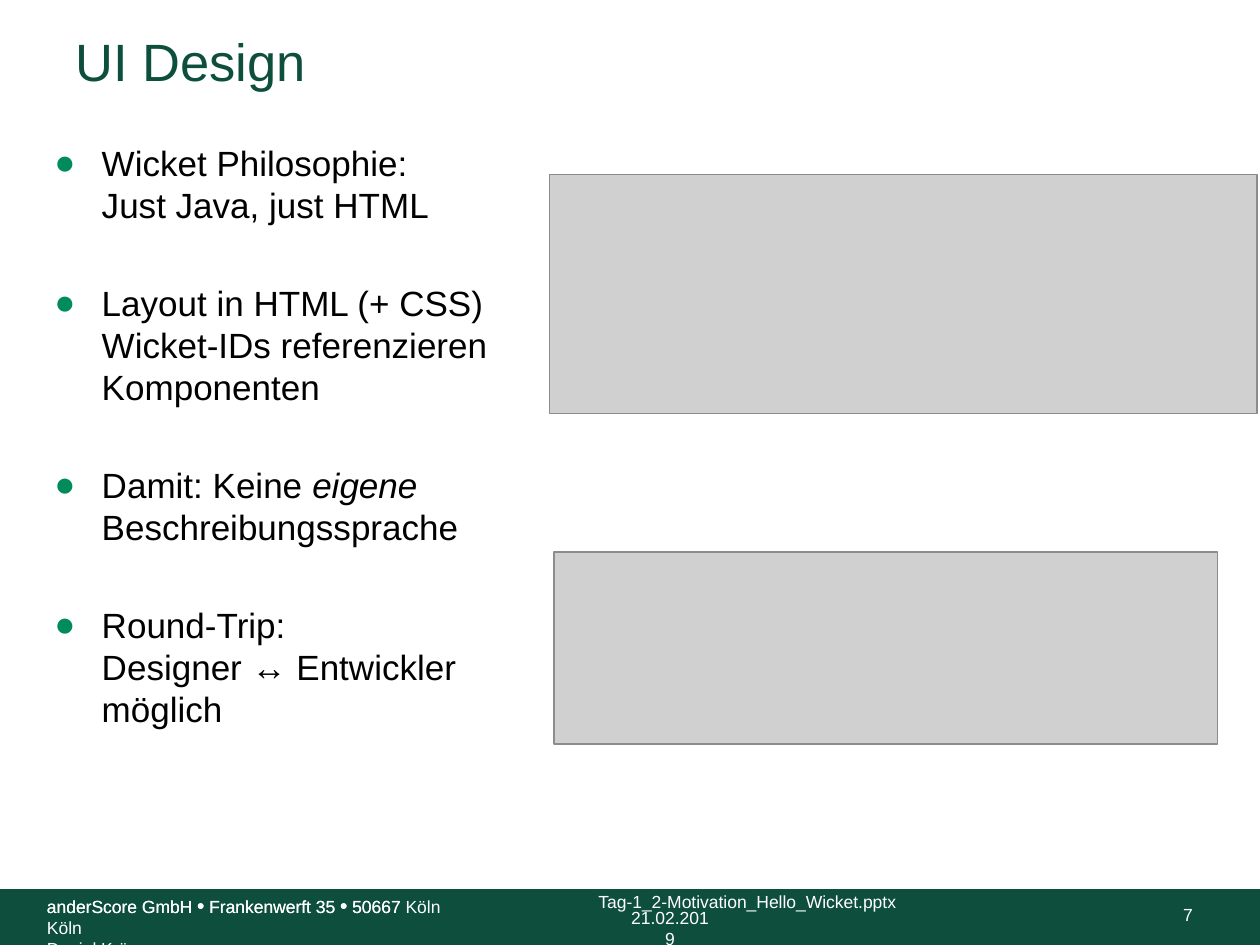
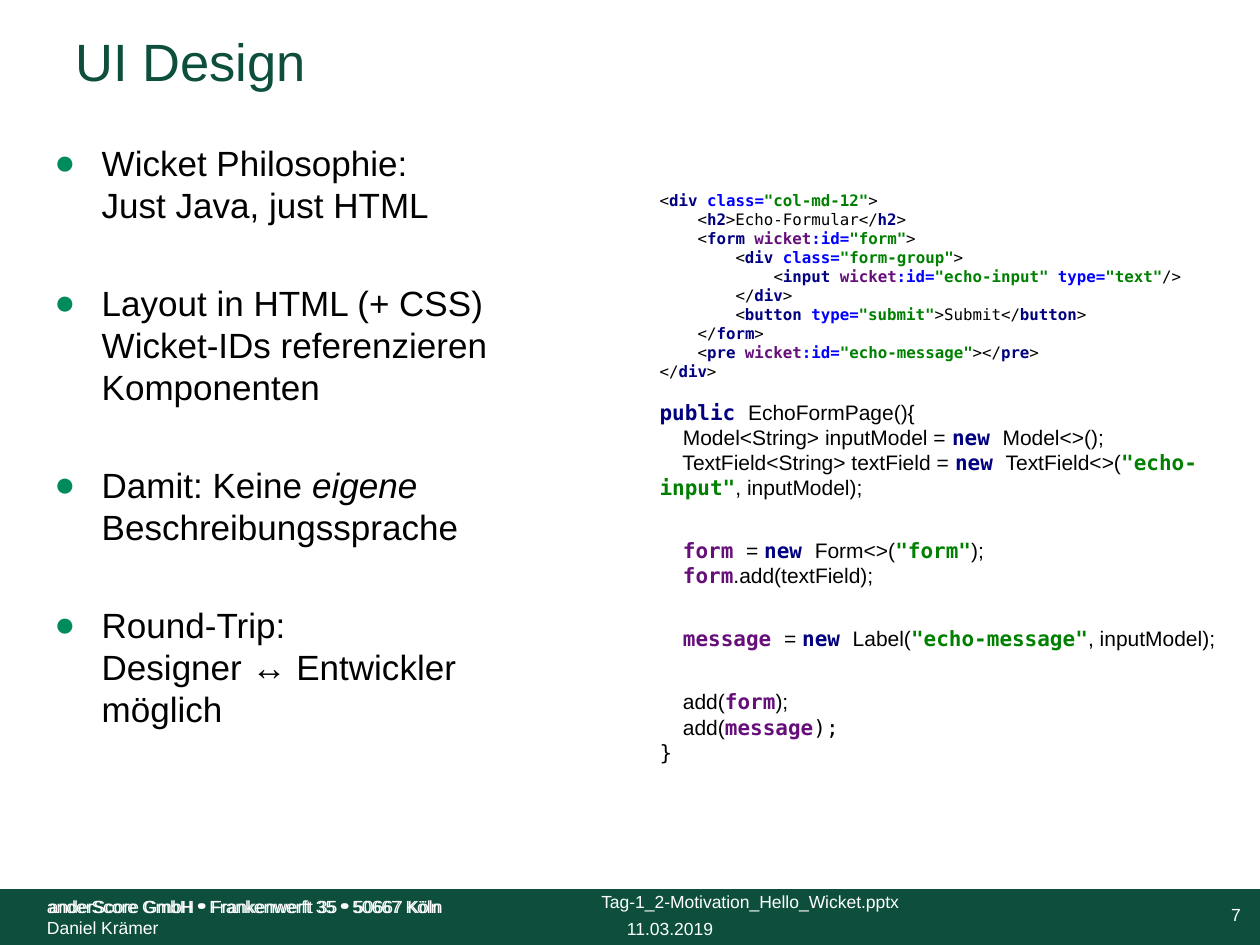
Before and after one commit to anderscore-gmbh/wicket-training, a slide deck: slide 7 of slides/Tag-1_2-Motivation_Hello_Wicket.pptx. Drawn at 1260x945 pixels with LibreOffice and Linux fonts; fonts in the diff are those of the drawing; grey boxes stand for pictures; background and template pictures are left out. Boxes give left, top, right and bottom in pixels: in the first picture for what was removed or moved away, otherwise in the second. Text is boxed around its words. In the diff, an @@ line names an element or a change of style, - is before the commit and + after.

```diff
--- a/slides/Tag-1_2-Motivation_Hello_Wicket.pptx
+++ b/slides/Tag-1_2-Motivation_Hello_Wicket.pptx
@@ text "Wicket Philosophie: Just Java, just ..." at box(102, 150, 487, 729): indent changed @@
@@ picture removed at box(549, 175, 1257, 415) @@
@@ text added at box(660, 193, 1215, 739), 12 pt, text #000000, bold @@
+<div class="col-md-12">
+<h2>Echo-Formular</h2>
+<form wicket:id="form">
+<div class="form-group">
+<input wicket:id="echo-input" type="text"/>
+</div>
+<button type="submit">Submit</button>
+</form>
+<pre wicket:id="echo-message"></pre>
+</div>
+public EchoFormPage(){
+Model<String> inputModel = new Model<>();
+TextField<String> textField = new TextField<>("echo-input", inputModel);
+form = new Form<>("form");
+form.add(textField);
+message = new Label("echo-message", inputModel);
+add(form);
+add(message);
+}
@@ picture removed at box(554, 552, 1218, 745) @@
@@ text "anderScore GmbH • Frankenwerft 35 ..." rewrapped from box(47, 921, 82, 934) to box(47, 899, 443, 934) @@
@@ page number: place and size @@
-page number at box(1183, 909, 1193, 921)
+page number at box(1231, 909, 1241, 921)
@@ text at box(627, 922, 713, 935): text changed @@
-21.02.2019
+11.03.2019
```
Also in this commit, not shown: 18 other slides changed, 2 slides added, 2 slides removed.
